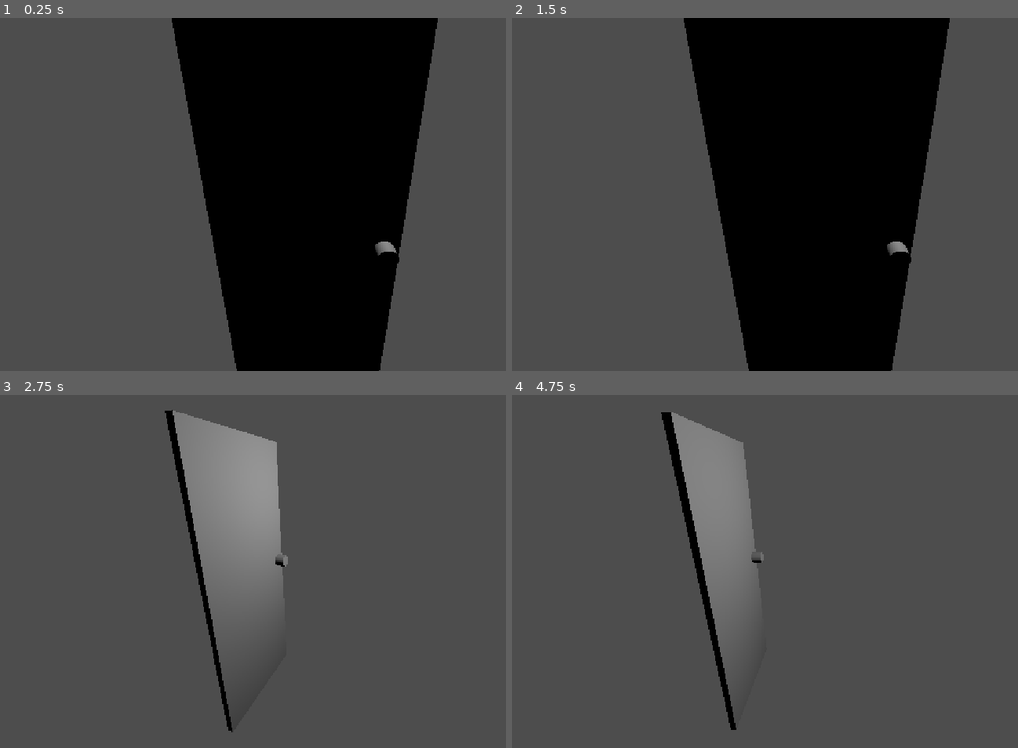
Above: before the commit, frames 1-4 (two rows, left to right).
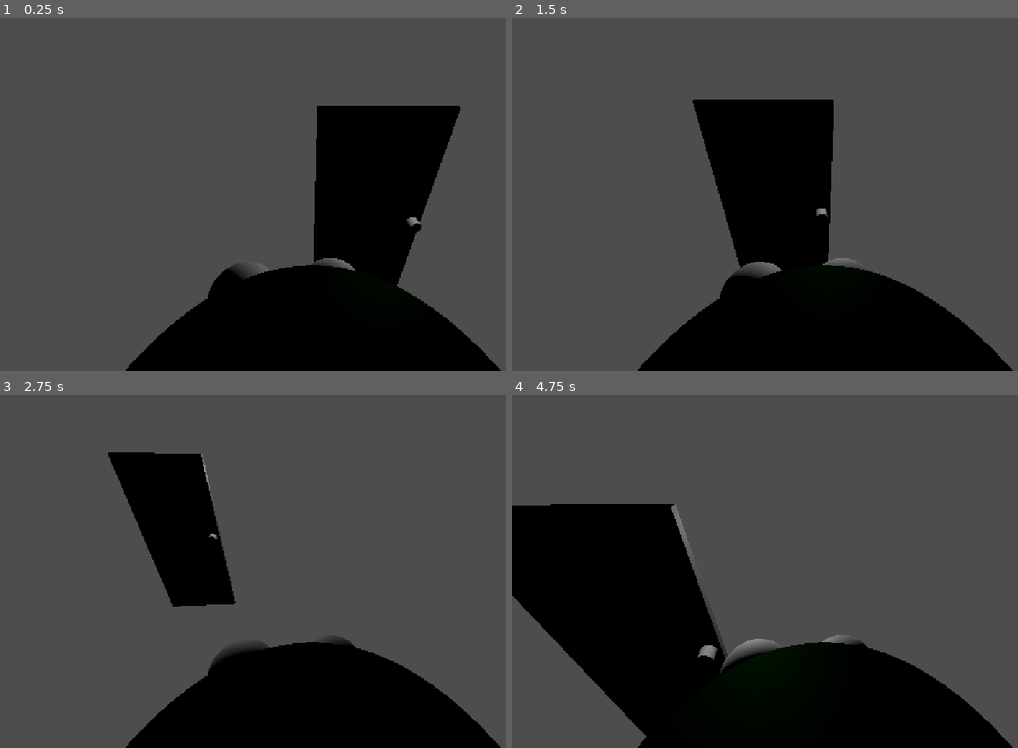
Above: after the commit, the same moments.

Repository: b00lean/ambasada_godot_dojo
Game: Godot game, scene res://raf_dvere.tscn
The game is run twice, just before and just after one commit, with the same random seed, the same clock (stepped at 60 frames per second) and the same inputs. Before the commit the project has no main scene; this scene is started directly in both runs.
Inputs (mouse positions are in pixels of both pictures, inside the frame that each line leads up to):
- Up to frame 1 (0.25 s): no input
- Up to frame 2 (1.5 s): tap Enter at 0.5 s; move the mouse to (962, 176) at 0.52 s; hold D 0.53-1.28 s; move the mouse to (699, 212) at 1.27 s; hold S from 1.28 s (still down)
- Up to frame 3 (2.75 s): move the mouse to (374, 493) at 2.02 s; release S at 2.03 s; hold D from 2.03 s (still down)
- Up to frame 4 (4.75 s): move the mouse to (795, 642) at 2.77 s; release D at 2.78 s; hold W 2.78-3.53 s; move the mouse to (1012, 624) at 3.52 s; hold A from 3.53 s (still down); move the mouse to (638, 518) at 4.27 s

The runs differ from the first frame. In frame 1, 31% of the frame differs, in the area x 24-100%, y 0-100%; in frame 2, 27%; in frame 3, 28%; in frame 4, 40%, in the area x 0-100%, y 4-100%.

Commit message:
updatuju dveře aby je vado mohl rozmistit

Diff:
--- /dev/null
+++ b/character_body_3d.gd
@@ -0,0 +1,20 @@
+extends CharacterBody3D
+
+
+
+
+
+
+func _physics_process(delta: float):
+	if Input.is_key_pressed(KEY_W):
+		velocity.z = -1
+	elif Input.is_key_pressed(KEY_S):
+		velocity.z = +1
+	elif Input.is_key_pressed(KEY_A):
+		velocity.x = -1
+	elif Input.is_key_pressed(KEY_D):
+		velocity.x = +1
+	else:
+		velocity.x = 0
+		velocity.z = 0
+	move_and_slide()
--- a/dvere.gd
+++ b/dvere.gd
@@ -9,10 +9,12 @@
 
 
 
-func _on_pevne_dvere_mouse_entered() -> void:
-	if zavreno == true:
-		zavreno = false
-		$"../AnimationPlayer".play("otevreni_dveri")
-	elif zavreno == false:
-		$"../AnimationPlayer".play("zavreni_dveri")
-		zavreno = true
+func _on_area_3d_body_entered(body: CharacterBody3D) -> void:
+		if zavreno == true:
+			zavreno = false
+			$"../AnimationPlayer".play("otevreni_dveri")
+			await get_tree().create_timer(5).timeout
+		elif zavreno == false:
+			$"../AnimationPlayer".play("zavreni_dveri")
+			zavreno = true
+			await get_tree().create_timer(5).timeout
--- a/hrac.tscn
+++ b/hrac.tscn
@@ -1,35 +1,40 @@
 [gd_scene format=3 uid="uid://6ejmesbdqnen"]
 
 [ext_resource type="Material" uid="uid://l5oaao4x4wd6" path="res://materialy/zelena.tres" id="1_ev3f5"]
-
-[sub_resource type="CapsuleShape3D" id="CapsuleShape3D_q7aek"]
+[ext_resource type="Script" uid="uid://dwlj7lfdq6mei" path="res://character_body_3d.gd" id="1_nywu3"]
 
 [sub_resource type="CylinderMesh" id="CylinderMesh_q7aek"]
 
 [sub_resource type="SphereMesh" id="SphereMesh_q7aek"]
 
+[sub_resource type="CapsuleShape3D" id="CapsuleShape3D_q7aek"]
+
 [node name="Hrac" type="Node3D" unique_id=996799960]
 
 [node name="CharacterBody3D" type="CharacterBody3D" parent="." unique_id=1417096875]
+script = ExtResource("1_nywu3")
+
+[node name="skin" type="Node3D" parent="CharacterBody3D" unique_id=444045301]
+
+[node name="Telo" type="MeshInstance3D" parent="CharacterBody3D/skin" unique_id=2090400126]
+material_override = ExtResource("1_ev3f5")
+mesh = SubResource("CylinderMesh_q7aek")
+
+[node name="Ruce" type="MeshInstance3D" parent="CharacterBody3D/skin" unique_id=1151432947]
+transform = Transform3D(-0.018407766, 0.932555, 0, -0.4276596, -0.040139996, 0, 0, 0, 0.46119452, 0, 0.35603702, 0)
+material_override = ExtResource("1_ev3f5")
+mesh = SubResource("CylinderMesh_q7aek")
+
+[node name="OkoP" type="MeshInstance3D" parent="CharacterBody3D/skin" unique_id=1908787372]
+transform = Transform3D(0.3, 0, 0, 0, 0.3, 0, 0, 0, 0.3, -0.11332762, 0.7676804, 0.5317259)
+mesh = SubResource("SphereMesh_q7aek")
+
+[node name="OkoL" type="MeshInstance3D" parent="CharacterBody3D/skin" unique_id=839237535]
+transform = Transform3D(0.3, 0, 0, 0, 0.3, 0, 0, 0, 0.3, 0.2509303, 0.7676804, 0.5317259)
+mesh = SubResource("SphereMesh_q7aek")
 
 [node name="CS" type="CollisionShape3D" parent="CharacterBody3D" unique_id=1986013927]
 shape = SubResource("CapsuleShape3D_q7aek")
 
-[node name="skin" type="Node3D" parent="." unique_id=444045301]
-
-[node name="Telo" type="MeshInstance3D" parent="skin" unique_id=2090400126]
-material_override = ExtResource("1_ev3f5")
-mesh = SubResource("CylinderMesh_q7aek")
-
-[node name="Ruce" type="MeshInstance3D" parent="skin" unique_id=1151432947]
-transform = Transform3D(-0.018407766, 0.932555, 0, -0.4276596, -0.040139996, 0, 0, 0, 0.46119452, 0, 0.35603702, 0)
-material_override = ExtResource("1_ev3f5")
-mesh = SubResource("CylinderMesh_q7aek")
-
-[node name="OkoP" type="MeshInstance3D" parent="skin" unique_id=1908787372]
-transform = Transform3D(0.3, 0, 0, 0, 0.3, 0, 0, 0, 0.3, -0.11332762, 0.7676804, 0.5317259)
-mesh = SubResource("SphereMesh_q7aek")
-
-[node name="OkoL" type="MeshInstance3D" parent="skin" unique_id=839237535]
-transform = Transform3D(0.3, 0, 0, 0, 0.3, 0, 0, 0, 0.3, 0.2509303, 0.7676804, 0.5317259)
-mesh = SubResource("SphereMesh_q7aek")
+[node name="Camera3D" type="Camera3D" parent="CharacterBody3D" unique_id=423733188]
+transform = Transform3D(-0.99702954, -0.025841959, 0.072555915, 0.018697035, 0.832648, 0.553487, -0.0747167, 0.5531995, -0.8296914, 0.021633238, 1.6818163, -0.0559811)
--- a/project.godot
+++ b/project.godot
@@ -11,6 +11,7 @@
 [application]
 
 config/name="ambasada_godot_dojo"
+run/main_scene="uid://d34btxlehslvl"
 config/features=PackedStringArray("4.7", "Forward Plus")
 config/icon="res://icon.svg"
 
--- a/raf_dvere.tscn
+++ b/raf_dvere.tscn
@@ -1,6 +1,9 @@
 [gd_scene format=3 uid="uid://d34btxlehslvl"]
 
 [ext_resource type="Script" uid="uid://ccysij8yn2mx6" path="res://dvere.gd" id="1_r6pv8"]
+[ext_resource type="PackedScene" uid="uid://6ejmesbdqnen" path="res://hrac.tscn" id="2_vfhyi"]
+
+[sub_resource type="BoxShape3D" id="BoxShape3D_nrf0f"]
 
 [sub_resource type="BoxMesh" id="BoxMesh_nrf0f"]
 size = Vector3(1, 2.2740479, 0.04748535)
@@ -85,15 +88,19 @@
 [node name="OmniLight3D" type="OmniLight3D" parent="." unique_id=1689725844]
 transform = Transform3D(0.006536687, -0.36676726, 0.9302898, 0.0025770287, 0.93031275, 0.36675823, -0.9999753, 0, 0.007026333, 1.2372181, 1.7765889, -0.787539)
 
-[node name="Camera3D" type="Camera3D" parent="." unique_id=1635935203]
-transform = Transform3D(0.99984807, -0.008720532, 0.015094921, 0.0025770282, 0.93031275, 0.36675817, -0.017241323, -0.36666355, 0.93019384, 0.7035022, 1.7765889, 0.9386178)
-
 [node name="dvere" type="Node3D" parent="." unique_id=1692322156]
 transform = Transform3D(1, 0, 0, 0, 1, 0, 0, 0, 1, -0.09477866, 0.95026493, -0.12861139)
 script = ExtResource("1_r6pv8")
 
+[node name="Area3D" type="Area3D" parent="dvere" unique_id=1023839630]
+transform = Transform3D(101.85241, 0, 0, 0, -228.23279, 0, 0, 0, 12.581562, 0.7360697, 0, 0)
+
+[node name="CollisionShape3D" type="CollisionShape3D" parent="dvere/Area3D" unique_id=20785222]
+transform = Transform3D(0.011493113, 0, 0, 0, 0.009461139, 0, 0, 0, 0.022117555, 0, 0, 0)
+shape = SubResource("BoxShape3D_nrf0f")
+
 [node name="pevne dvere" type="StaticBody3D" parent="dvere" unique_id=1782414910]
-transform = Transform3D(1, 0, 0, 0, 1, 0, 0, 0, 1, 0.7416537, 0, -0.0005905599)
+transform = Transform3D(1, 0, 0, 0, 1, 0, 0, 0, 1, 0.7416537, 0, -0.0005905628)
 
 [node name="dvere" type="MeshInstance3D" parent="dvere/pevne dvere" unique_id=333071667]
 mesh = SubResource("BoxMesh_nrf0f")
@@ -112,4 +119,7 @@
 [node name="AnimationPlayer" type="AnimationPlayer" parent="." unique_id=151486360]
 libraries/ = SubResource("AnimationLibrary_vfhyi")
 
-[connection signal="mouse_entered" from="dvere/pevne dvere" to="dvere" method="_on_pevne_dvere_mouse_entered"]
+[node name="Hrac" parent="." unique_id=996799960 instance=ExtResource("2_vfhyi")]
+transform = Transform3D(-0.9999569, 0, 0.0092859445, 0, 1, 0, -0.0092859445, 0, -0.9999569, 0, 0.7670572, 1.4171759)
+
+[connection signal="body_entered" from="dvere/Area3D" to="dvere" method="_on_area_3d_body_entered"]
Not shown, added: character_body_3d.gd.uid
